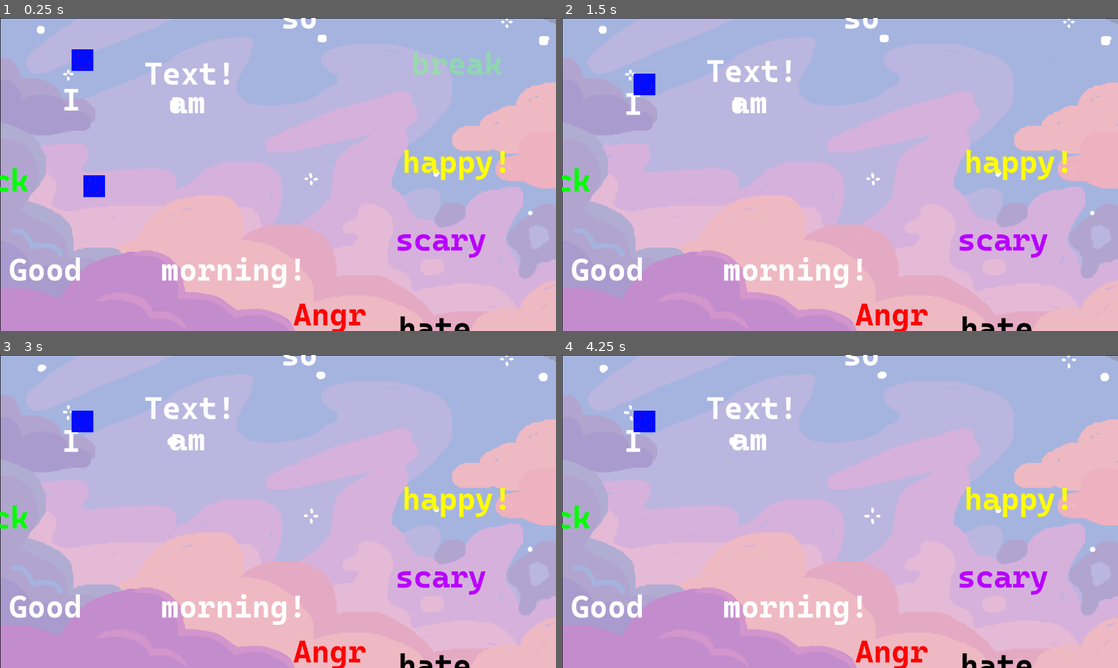
Above: before the commit, frames 1-4 (two rows, left to right).
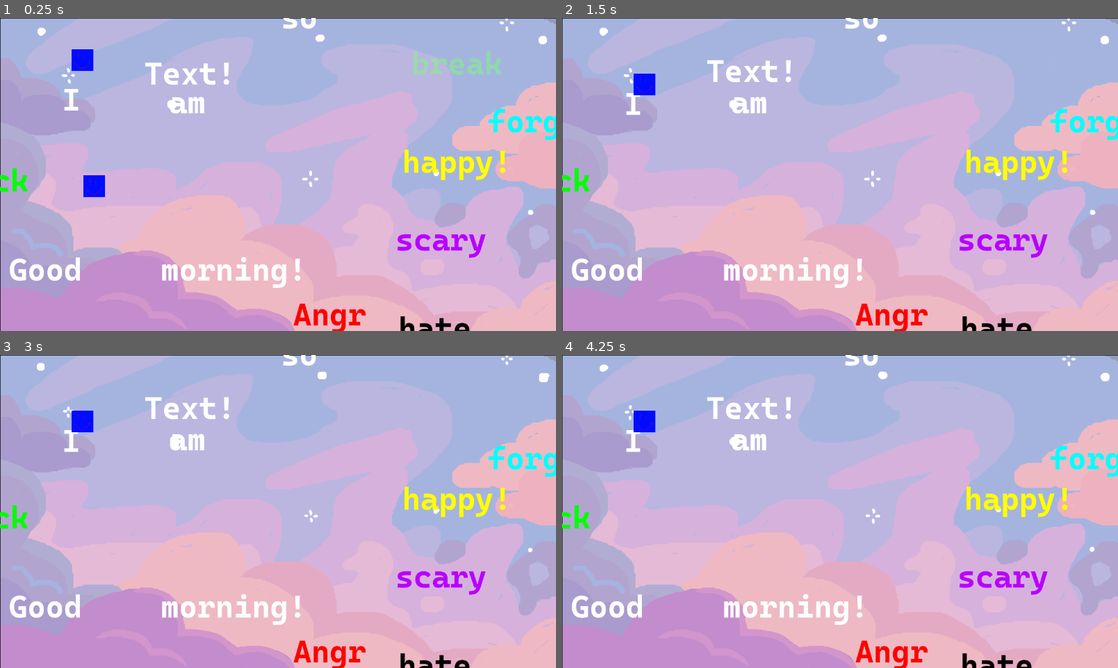
Above: after the commit, the same moments.

Repository: NitroGuy10/Chillennium2023
Game: Godot game, scene res://assets/Levels/Test_Level.tscn
The game is run twice, just before and just after one commit, with the same random seed, the same clock (stepped at 60 frames per second) and the same inputs.
Inputs:
- Up to frame 1 (0.25 s): no input
- Up to frame 2 (1.5 s): hold Right (ui_right) from 0.53 s (still down); tap Shift (dash) at 0.6, 1.35 s; tap Up (ui_up) at 0.77 s
- Up to frame 3 (3 s): tap Up (ui_up) at 1.52 s; release Right (ui_right) at 2.03 s; hold Left (ui_left) 2.03-2.78 s; tap Shift (dash) at 2.1, 2.85 s; hold Right (ui_right) from 2.78 s (still down)
- Up to frame 4 (4.25 s): keep holding Right (ui_right); tap Up (ui_up) at 3.02, 3.77 s; tap Shift (dash) at 3.6 s

The runs differ from the first frame. In frame 1, 0.6% of the frame differs, in the area x 6-100%, y 0-64%; in frame 2, 0.6%; in frame 3, 0.6%; in frame 4, 0.5%.

Commit message:
Guilt

Diff:
--- a/assets/Levels/Test_Level.tscn
+++ b/assets/Levels/Test_Level.tscn
@@ -12,7 +12,7 @@
 scenePath = "res://assets/Levels/Test_Level.tscn"
 
 [node name="Background" parent="." instance=ExtResource( 3 )]
-frame = 23
+frame = 10
 
 [node name="WordPlatformInteractable" parent="." instance=ExtResource( 4 )]
 position = Vector2( 147, 186 )
@@ -42,6 +42,7 @@
 [node name="WordPlatformInteractable5" parent="." instance=ExtResource( 4 )]
 position = Vector2( 25, 577 )
 textString = "Good"
+fallThoughInGuilt = true
 
 [node name="WordPlatformInteractable6" parent="." instance=ExtResource( 4 )]
 position = Vector2( 374, 577 )
@@ -84,3 +85,9 @@
 position = Vector2( 651, 285 )
 textString = "hurt"
 onlyVisibleInContempt = true
+
+[node name="WordPlatformInteractable12" parent="." instance=ExtResource( 4 )]
+position = Vector2( 1127, 236 )
+textString = "forget"
+enableEmotion = true
+impartGuilt = true
--- a/assets/Objects/Player.tscn
+++ b/assets/Objects/Player.tscn
@@ -94,6 +94,19 @@
 scale_amount = 0.01
 color = Color( 0, 0, 0, 1 )
 
+[node name="GuiltParticles" type="CPUParticles2D" parent="PlayerKinematicBody2D"]
+emitting = false
+local_coords = false
+texture = ExtResource( 4 )
+emission_shape = 2
+emission_rect_extents = Vector2( 20, 20 )
+direction = Vector2( 0, 0 )
+spread = 180.0
+gravity = Vector2( 0, 0 )
+initial_velocity = 88.0
+scale_amount = 0.01
+color = Color( 0, 1, 1, 1 )
+
 [node name="CollisionShape2D" type="CollisionShape2D" parent="PlayerKinematicBody2D"]
 shape = SubResource( 2 )
 
--- a/assets/Objects/PlayerMovement.gd
+++ b/assets/Objects/PlayerMovement.gd
@@ -31,6 +31,7 @@
 	$AngerParticles.emitting = player_vars.currentEmotion == "anger"
 	$DisgustParticles.emitting = player_vars.currentEmotion == "disgust"
 	$ContemptParticles.emitting = player_vars.currentEmotion == "contempt"
+	$GuiltParticles.emitting = player_vars.currentEmotion == "guilt"
 	$DashParticles.emitting = player_vars.currentEmotion == "fear" and canDash
 
 
--- a/assets/Objects/PushableWord.gd
+++ b/assets/Objects/PushableWord.gd
@@ -30,21 +30,21 @@
 func _process(delta):
 	visible = player_vars.currentEmotion != "contempt"
 
-	if pushed:
-		if pushable:
-			richTextLabel.set("custom_colors/default_color", lerp(richTextLabel.get("custom_colors/default_color"), Color(1, 0, 0), 0.05))
+	if pushable:
+		richTextLabel.set("custom_colors/default_color", lerp(richTextLabel.get("custom_colors/default_color"), Color(1, 0, 0), 0.05))
+	else:
+		if pushed:
+			richTextLabel.set("custom_colors/default_color", lerp(richTextLabel.get("custom_colors/default_color"), Color(1, 0.3, 0.3), 0.05))
 		else:
-			richTextLabel.set("custom_colors/default_color", lerp(richTextLabel.get("custom_colors/default_color"), Color(1, 0.5, 0.5), 0.05))
-	else:
-		richTextLabel.set("custom_colors/default_color", lerp(richTextLabel.get("custom_colors/default_color"), Color(1, 1, 1, 1), 0.05))
+			richTextLabel.set("custom_colors/default_color", lerp(richTextLabel.get("custom_colors/default_color"), Color(1, 1, 1), 0.05))
+
 
 func _physics_process(delta):
-	pushable = false
+	pushable = player_vars.currentEmotion == "anger"
 	pushed = false
 	for body in $RigidBody2D/Area2D.get_overlapping_bodies():
 		if "Player" in body.name:
 			pushed = true
-			pushable = player_vars.currentEmotion == "anger"
 
 	$RigidBody2D.set_collision_layer_bit(7, pushable)
 	$RigidBody2D.set_collision_mask_bit(7, pushable)
--- a/assets/Objects/WordPlatformInteractable.gd
+++ b/assets/Objects/WordPlatformInteractable.gd
@@ -4,6 +4,7 @@
 export var textString = "Text!"
 
 export var onlyVisibleInContempt = false
+export var fallThoughInGuilt = false
 
 export var enableEmotion = false
 export var impartHappiness = false
@@ -11,6 +12,7 @@
 export var impartAnger = false
 export var impartDisgust = false
 export var impartContempt = false
+export var impartGuilt = false
 
 
 export var playSound = false
@@ -40,6 +42,8 @@
 		return "disgust"
 	elif impartContempt:
 		return "contempt"
+	elif impartGuilt:
+		return "guilt"
 	assert(false)
 
 
--- a/assets/Objects/WordPlatformInteractableStaticBody2D.gd
+++ b/assets/Objects/WordPlatformInteractableStaticBody2D.gd
@@ -14,9 +14,10 @@
 	"none": Color(1, 1, 1),
 	"happiness": Color(1, 1, 0),
 	"fear": Color(0.72, 0, 1),
-	"anger": Color(1, 0, 0)	,
+	"anger": Color(1, 0, 0),
 	"disgust": Color(0, 1, 0),
 	"contempt": Color(0, 0, 0),
+	"guilt": Color(0, 1, 1)
 }
 
 var pressed = false
@@ -24,6 +25,7 @@
 var text
 var textBounds = Vector2(0, 0)
 var root
+var richTextLabel
 
 
 # Called when the node enters the scene tree for the first time.
@@ -37,7 +39,7 @@
 	text = root.get_node("WordPlatformText")
 
 	# Set the CollisionShape2D sizes to that of the text
-	var richTextLabel = root.get_node("WordPlatformText/RichTextLabel")
+	richTextLabel = root.get_node("WordPlatformText/RichTextLabel")
 	richTextLabel.set("custom_colors/default_color", textColor)
 #	richTextLabel.add_color_override("font_color", textColor)
 	richTextLabel.text = root.textString
@@ -63,8 +65,12 @@
 		root.visible = player_vars.currentEmotion != "contempt" or nearby
 
 	if pressed:
+		if root.fallThoughInGuilt and player_vars.currentEmotion == "guilt":
+			richTextLabel.set("custom_colors/default_color", Color(0, 1, 1))
 		text.position.y = lerp(text.position.y, 0, 0.2)
 	else:
+		if root.fallThoughInGuilt and player_vars.currentEmotion == "guilt":
+			richTextLabel.set("custom_colors/default_color", Color(1, 1, 1))
 		text.position.y = lerp(text.position.y, -10, 0.2)
 
 func _physics_process(delta):
@@ -75,6 +81,12 @@
 		get_parent().get_node("VisibleArea").set_collision_mask_bit(7, player_vars.currentEmotion == "contempt")
 		get_parent().get_node("StaticBody2D").set_collision_layer_bit(7, player_vars.currentEmotion == "contempt")
 		get_parent().get_node("StaticBody2D").set_collision_mask_bit(7, player_vars.currentEmotion == "contempt")
+
+	if root.fallThoughInGuilt:
+		get_parent().get_node("StaticBody2D").set_collision_layer_bit(7, player_vars.currentEmotion != "guilt")
+		get_parent().get_node("StaticBody2D").set_collision_mask_bit(7, player_vars.currentEmotion != "guilt")
+
+
 
 	var previous_pressed_status = pressed
 	pressed = false
--- a/project.godot
+++ b/project.godot
@@ -12,6 +12,10 @@
 
 config/name="Chillennium2023"
 run/main_scene="res://assets/Levels/Test_Level.tscn"
+boot_splash/show_image=false
+boot_splash/fullsize=false
+boot_splash/use_filter=false
+boot_splash/bg_color=Color( 0, 0, 0, 1 )
 config/icon="res://icon.png"
 
 [autoload]
